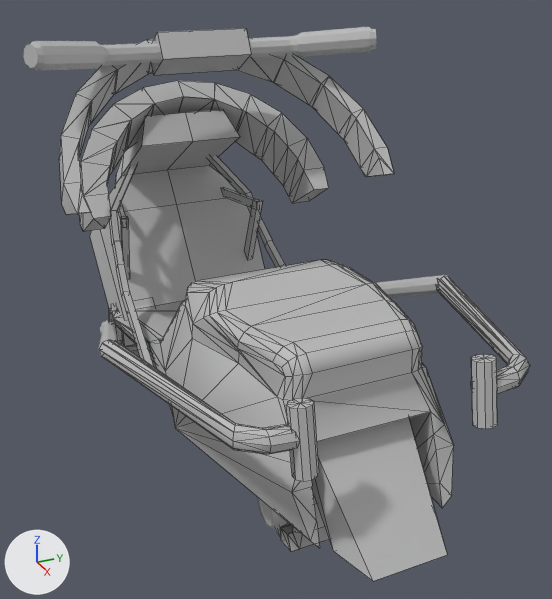
The FBX model [FBX] WorldModels/MotobikePainting.fbx as it was, and as the next commit left it.
Rendered twice from a 50 mm lens placed at (0.1249, -0.0477, 0.0722), pointed at (0.0039, 0.0068, 0.0116). Every picture has the same lights, and +X, +Y and +Z are marked at lower left. Mesh edges are drawn as thin lines on the coarser meshes. Where no turn or scale is listed for an object, it has been applied to the vertices.

Objects in the first picture: 'Deco1', 'Deco2', 'Front', 'LHandleBar', 'RHandleBar', 'Round', 'Seat', 'Tail', 'polySurface2', 'polySurface4', 'polySurface6', 'polySurface8'.
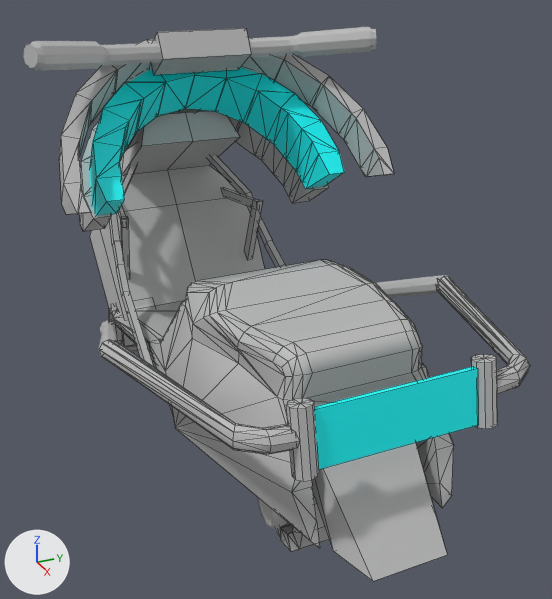
Edits to the bpy script that builds the scene:
```text
Add me_mesh_020_1:
    me_mesh_020_1.from_pydata(...)  # 70 vertices, 123 faces; spans x -0.0142..0.0146, y -0.0234..0.0234, z -0.0126..0.0123
    me_mesh_020_1.materials.append(mat_phong1)  # cyan #00fdff
Add me_mesh_005_1:
    me_mesh_005_1.from_pydata([(-0.0168, -0.0127, -0.0034), (-0.0159, -0.0127, -0.0032), (-0.0183, -0.0127, 0.0043), (-0.0175, -0.0127, 0.0045), (-0.0183, 0.0127, 0.0044), (-0.0175, 0.0127, 0.0046), (-0.0167, 0.0127, -0.0035), (-0.0159, 0.0127, -0.0034)], [], [(0, 1, 3, 2), (2, 3, 5, 4), (4, 5, 7, 6), (6, 7, 1, 0), (1, 7, 5, 3), (6, 0, 2, 4)])
    me_mesh_005_1.materials.append(mat_phong1)  # cyan #00fdff
Add ob_windshield:
    ob_windshield = bpy.data.objects.new('Windshield', me_mesh_020_1)
    ob_windshield.location = (-0.0146, 0.0, 0.0409)
Add ob_numberplate:
    ob_numberplate = bpy.data.objects.new('NumberPlate', me_mesh_005_1)
    ob_numberplate.location = (0.0729, 0.0, 0.0174)
```

Boxes (x1, y1, x2, y2) around the edits, measured in the pictures (552 x 599 px):
'Windshield', added (cyan)
    after: (89, 67, 344, 215)
'NumberPlate', added (cyan)
    after: (314, 366, 478, 469)
